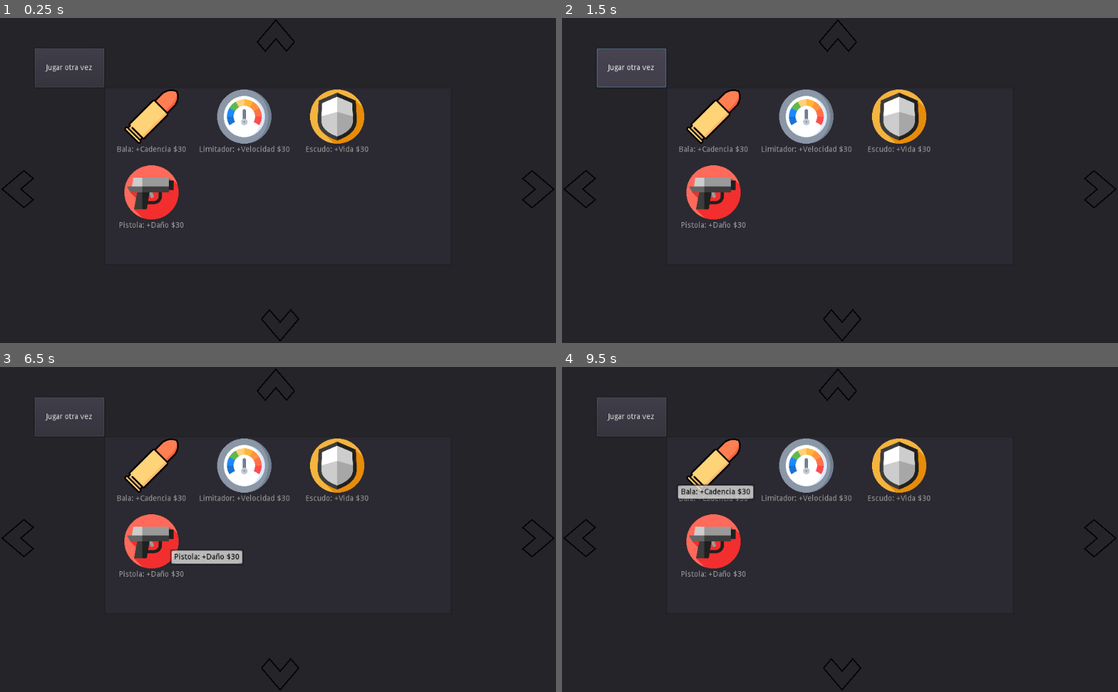
Above: before the commit, frames 1-4 (two rows, left to right).
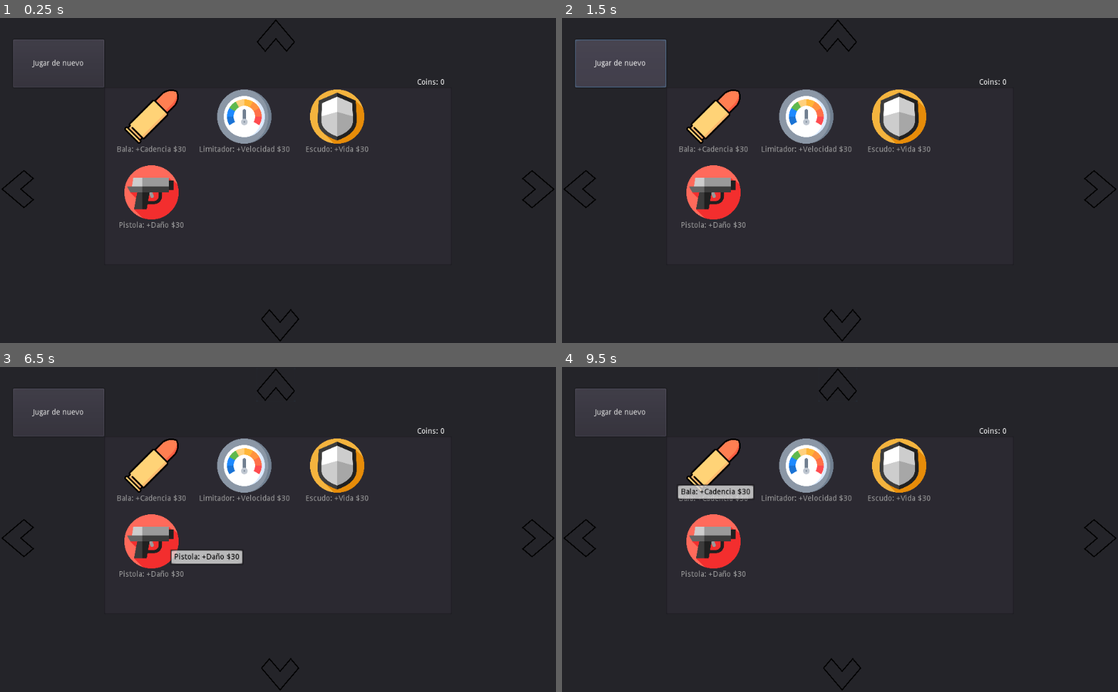
Above: after the commit, the same moments.

Repository: JuanG10/boss
Game: Godot game, scene res://UpgradeScreen/BasePanel.tscn
The game is run twice, just before and just after one commit, with the same random seed, the same clock (stepped at 60 frames per second) and the same inputs. This scene is started directly instead of the project's main scene.
Inputs (mouse positions are in pixels of both pictures, inside the frame that each line leads up to):
- Up to frame 1 (0.25 s): no input
- Up to frame 2 (1.5 s): click "Jugar otra vez" (after the commit: "Jugar de nuevo") at 0.5 s; click "Jugar otra vez" (after the commit: "Jugar de nuevo") at 1.25 s
- Up to frame 3 (6.5 s): click (16, 539) at 2 s; click (539, 539) at 2.75 s; click (278, 675) at 3.5 s; click (278, 383) at 4.25 s; tap Enter (ui_accept) at 5, 5.27, 5.75, 6.02 s; move the mouse to (400, 513) at 5.02 s; hold D (right) 5.03-5.78 s; tap E (next_color) at 5.1 s; move the mouse to (166, 545) at 5.77 s; hold S (down) from 5.78 s (still down); tap Q (previous_color) at 5.85 s
- Up to frame 4 (9.5 s): move the mouse to (895, 458) at 6.52 s; release S (down) at 6.53 s; hold D (right) 6.53-7.28 s; tap E (next_color) at 6.6, 8.1 s; move the mouse to (812, 594) at 7.27 s; hold W (up) 7.28-8.03 s; tap Q (previous_color) at 7.35, 8.85 s; tap Enter (ui_accept) at 7.52, 8, 8.27, 8.75, 9.02 s; move the mouse to (1006, 578) at 8.02 s; hold A (left) from 8.03 s (still down); move the mouse to (673, 480) at 8.77 s

The runs differ from the first frame. In frame 1, 0.9% of the frame differs, in the area x 2-80%, y 6-22%; in frame 2, 1.1%; in frame 3, 0.9%; in frame 4, 0.9%.
Error in both runs: Trying to assign value of type 'Viewport' to a variable of type 'Node2D'. (res://UpgradeScreen/Pannels.gd:5)

Commit message:
mostrarMonedasEnMejorasYRefactorDePaneles

Diff:
--- a/UpgradeScreen/BasePanel.tscn
+++ b/UpgradeScreen/BasePanel.tscn
@@ -5,12 +5,4 @@
 
 [node name="BasePanel" instance=ExtResource( 1 )]
 background = ExtResource( 2 )
-
-[node name="Play_again_button" type="Button" parent="." index="5"]
-margin_left = 64.0
-margin_top = 56.0
-margin_right = 192.0
-margin_bottom = 128.0
-text = "Jugar otra vez"
 [connection signal="item_activated" from="upgrade_list" to="upgrade_list" method="_on_list_item_activated"]
-[connection signal="button_up" from="Play_again_button" to="." method="_on_Play_again_button_up"]
--- a/UpgradeScreen/UpgradePanel.tscn
+++ b/UpgradeScreen/UpgradePanel.tscn
@@ -1,10 +1,11 @@
-[gd_scene load_steps=4 format=2]
+[gd_scene load_steps=5 format=2]
 
 [ext_resource path="res://UpgradeScreen/Pannels.gd" type="Script" id=1]
 [ext_resource path="res://UpgradeScreen/upgrade_list.gd" type="Script" id=2]
 [ext_resource path="res://Iconos/Flecha.png" type="Texture" id=3]
+[ext_resource path="res://Coins.gd" type="Script" id=4]
 
-[node name="Panel" type="Panel"]
+[node name="UpgradePanel" type="Panel"]
 margin_right = 1024.0
 margin_bottom = 600.0
 script = ExtResource( 1 )
@@ -76,7 +77,23 @@
 __meta__ = {
 "_edit_use_anchors_": false
 }
+
+[node name="Play_again_button" type="Button" parent="."]
+margin_left = 24.0
+margin_top = 40.0
+margin_right = 192.0
+margin_bottom = 128.0
+text = "Jugar de nuevo"
+
+[node name="Coins" type="Label" parent="."]
+margin_left = 768.0
+margin_top = 112.0
+margin_right = 832.0
+margin_bottom = 128.0
+text = "Coins: 0"
+script = ExtResource( 4 )
 [connection signal="button_up" from="Left_button" to="." method="_on_button_up" binds= [ 0, Vector2( -1, 0 ) ]]
 [connection signal="button_up" from="Right_button" to="." method="_on_button_up" binds= [ 1, Vector2( 1, 0 ) ]]
 [connection signal="button_up" from="Bottom_button" to="." method="_on_button_up" binds= [ 3, Vector2( 0, 1 ) ]]
 [connection signal="button_up" from="Top_button" to="." method="_on_button_up" binds= [ 8, Vector2( 0, -1 ) ]]
+[connection signal="button_up" from="Play_again_button" to="." method="_on_Play_again_button_up"]
--- a/UpgradeScreen/upgrade_list.gd
+++ b/UpgradeScreen/upgrade_list.gd
@@ -37,6 +37,7 @@
 	# Muchos if hardcodeados, refactor junto con el jugador.
 	if GlobalVariables.money >= intPrecio:
 		GlobalVariables.money -= intPrecio
+		get_parent().get_node("Coins").on_update()
 		if _get_selected_item() == 0: GlobalVariables.atk_speed *= 0.9
 		elif _get_selected_item() == 1: GlobalVariables.speed += .5
 		elif _get_selected_item() == 2: GlobalVariables.health *= 1.1
